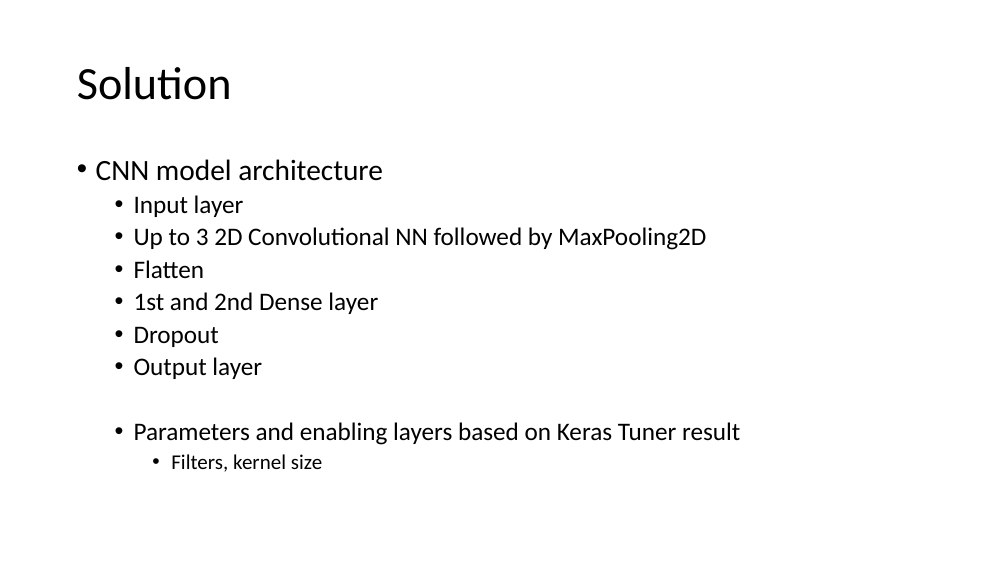
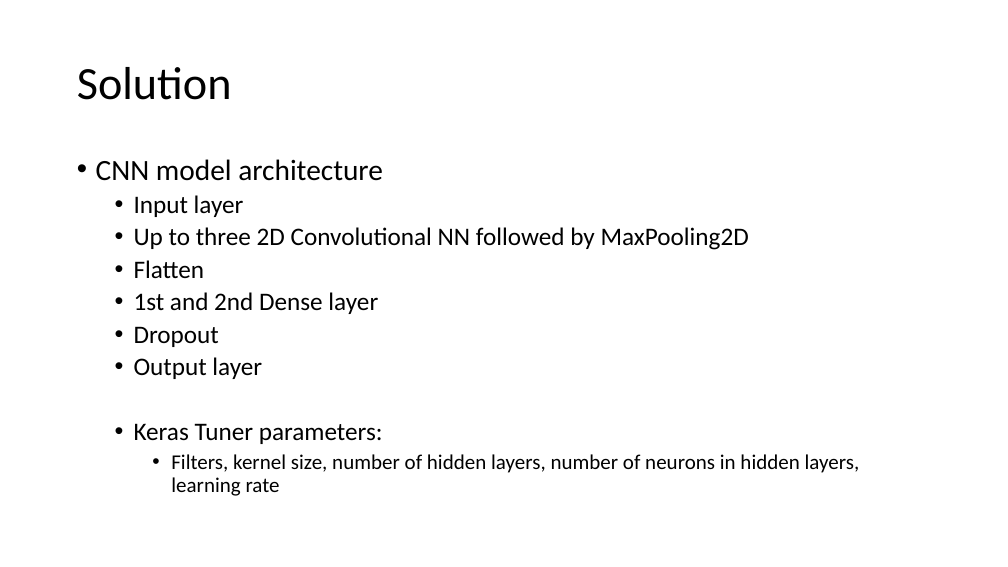
Before and after one commit to dmitrii-semenov/ML_project, a slide deck: slide 4 of Presentation.pptx. Drawn at 1008x567 pixels with LibreOffice and Linux fonts; fonts in the diff are those of the drawing. Boxes give left, top, right and bottom in pixels: in the first picture for what was removed or moved away, otherwise in the second. Text is boxed around its words. In the diff, an @@ line names an element or a change of style, - is before the commit and + after.

```diff
--- a/Presentation.pptx
+++ b/Presentation.pptx
@@ text at box(134, 227, 749, 250): text changed @@
-  • Up to 3 2D Convolutional NN followed by MaxPooling2D
+  • Up to three 2D Convolutional NN followed by MaxPooling2D
@@ text at box(134, 423, 860, 496): text changed; size 24 to 20 pt @@
-  • Parameters and enabling layers based on Keras Tuner result
-    • Filters, kernel size
+  • Keras Tuner parameters:
+    • Filters, kernel size, number of hidden layers, number of neurons in hidden layers, learning rate
```
Also in this commit, not shown: 3 other slides changed.
